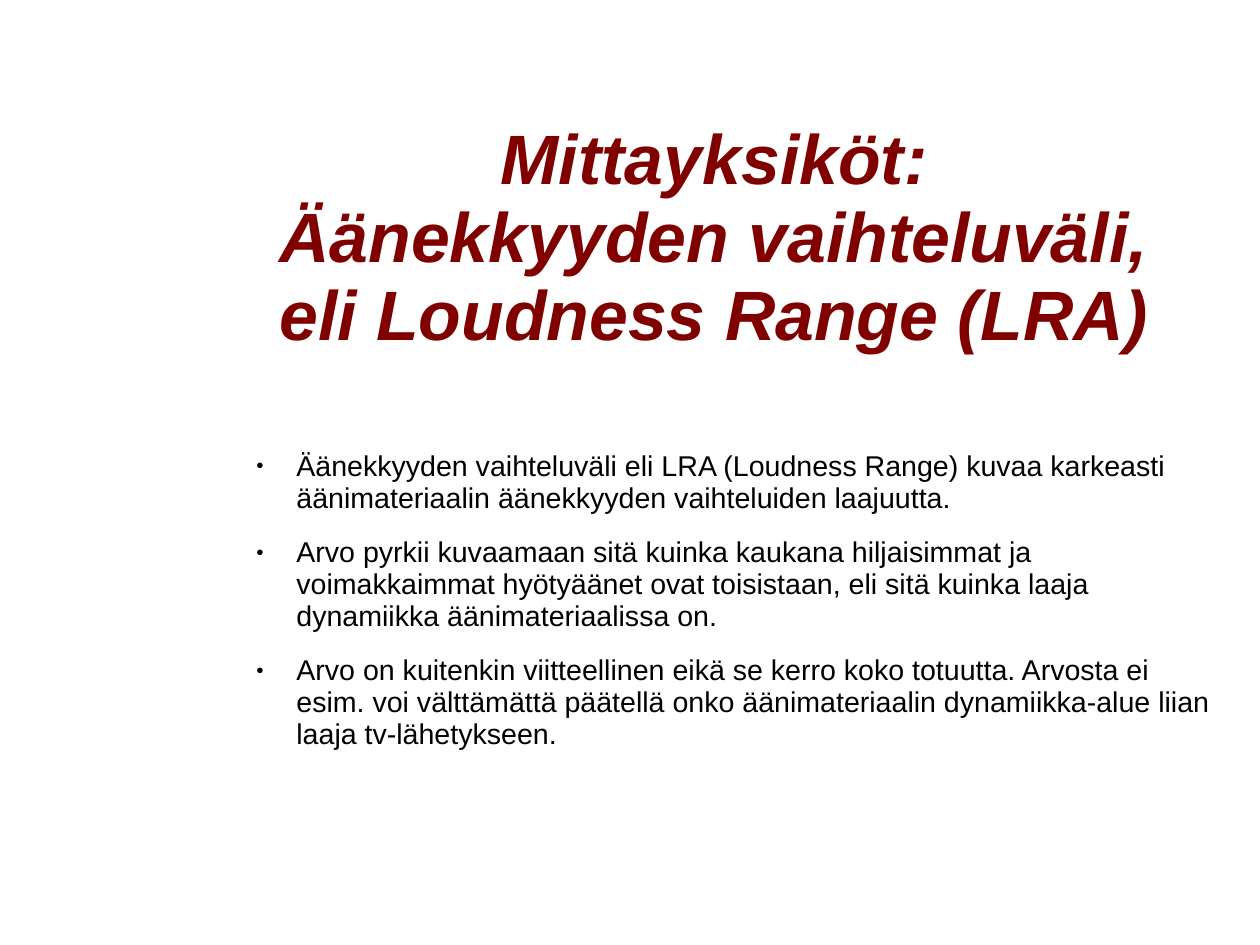
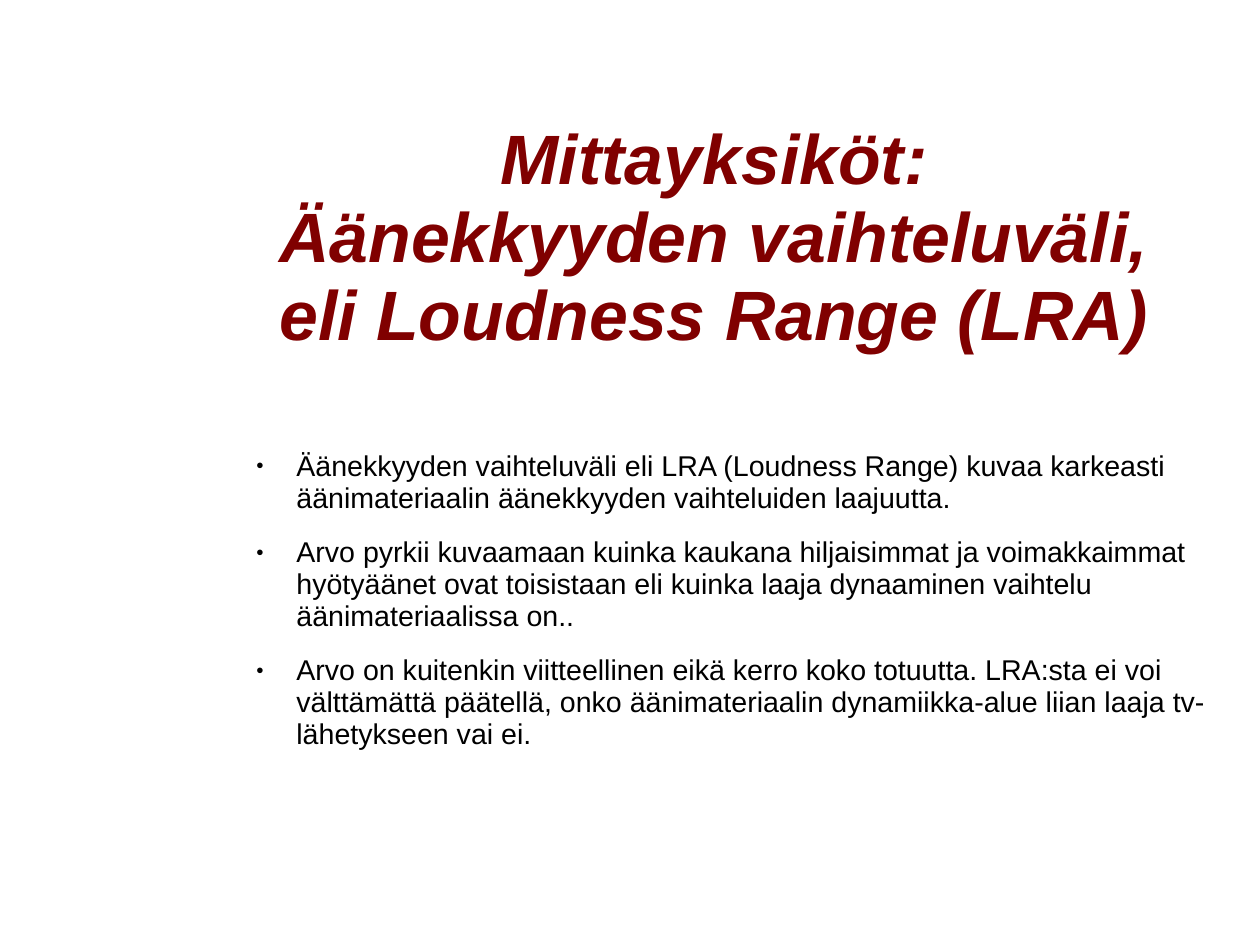
Before and after one commit to mhartzel/Introduction_To_Loudness_Correction, a slide deck: slide 13 of odp/Aanekkyyden Hallinta.odp (slide 12 before the commit). Drawn at 1260x945 pixels with LibreOffice and Linux fonts; fonts in the diff are those of the drawing; background and template pictures are left out. Boxes give left, top, right and bottom in pixels: in the first picture for what was removed or moved away, otherwise in the second. Text is boxed around its words. In the diff, an @@ line names an element or a change of style, - is before the commit and + after.

```diff
--- a/odp/Aanekkyyden Hallinta.odp
+++ b/odp/Aanekkyyden Hallinta.odp
@@ text at [296,541,1205,750]: text changed @@
-● Arvo pyrkii kuvaamaan sitä kuinka kaukana hiljaisimmat ja voimakkaimmat hyötyäänet ovat toisistaan, eli sitä kuinka laaja dynamiikka äänimateriaalissa on.
-● Arvo on kuitenkin viitteellinen eikä se kerro koko totuutta. Arvosta ei esim. voi välttämättä päätellä onko äänimateriaalin dynamiikka-alue liian laaja tv-lähetykseen.
+● Arvo pyrkii kuvaamaan kuinka kaukana hiljaisimmat ja voimakkaimmat hyötyäänet ovat toisistaan eli kuinka laaja dynaaminen vaihtelu äänimateriaalissa on..
+● Arvo on kuitenkin viitteellinen eikä kerro koko totuutta. LRA:sta ei voi välttämättä päätellä, onko äänimateriaalin dynamiikka-alue liian laaja tv-lähetykseen vai ei.
```
Also in this commit, not shown: 13 other slides changed, 1 other file.
